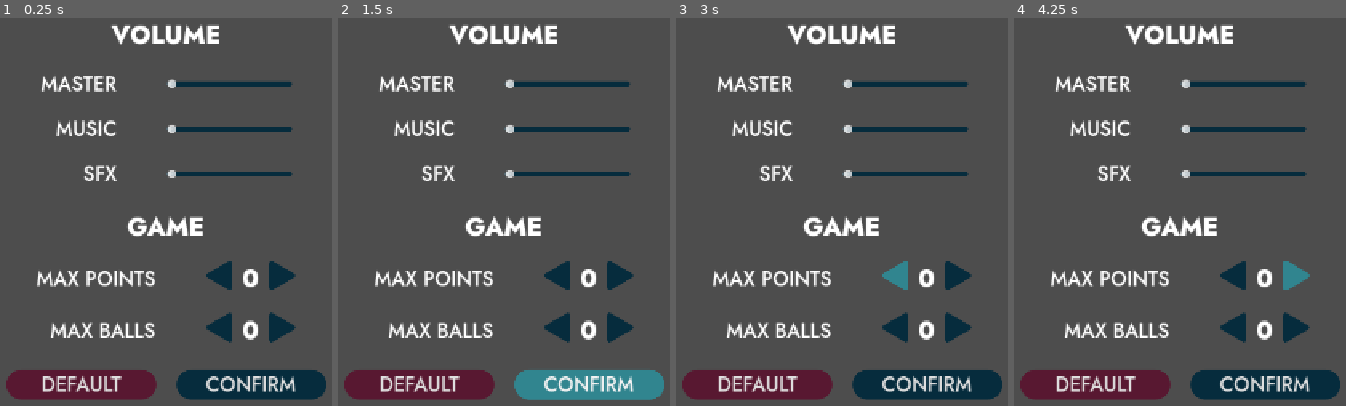
Above: before the commit, frames 1-4 (left to right).
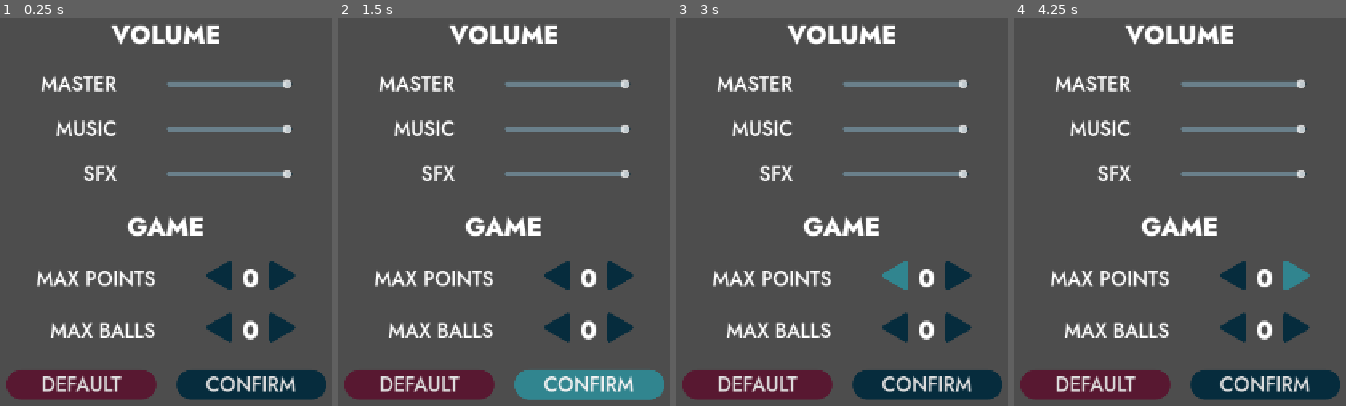
Above: after the commit, the same moments.

Repository: cf-Le3/pong-plus
Game: Godot game, scene res://menus/settings/settings.tscn
Same seed, same stepped clock (60 frames per second), same inputs: the game is played once before the commit and once after it. This scene is started directly instead of the project's main scene.
Inputs (mouse positions are in pixels of both pictures, inside the frame that each line leads up to):
- Up to frame 1 (0.25 s): no input
- Up to frame 2 (1.5 s): click "DEFAULT" at 0.5 s; click "CONFIRM" at 1.25 s
- Up to frame 3 (3 s): click "CONFIRM" at 2 s; click (895, 277) at 2.77 s
- Up to frame 4 (4.25 s): click (1296, 277) at 3.52 s

The runs differ from the first frame. In frame 1, 1.5% of the frame differs, in the area x 50-88%, y 15-42%; in frame 2, 1.5%; in frame 3, 1.5%; in frame 4, 1.5%.

Commit message:
Create new separate "VolumeSettings" scene

Diff:
--- /dev/null
+++ b/Pong Plus/menus/settings/volume_settings/VolumeSettings.tscn
@@ -0,0 +1,128 @@
+[gd_scene load_steps=8 format=3 uid="uid://dvopnty8hgf7d"]
+
+[ext_resource type="Script" uid="uid://dwd0661k0uqjh" path="res://menus/settings/volume_settings/volume_settings.gd" id="1_icfaq"]
+[ext_resource type="Theme" uid="uid://bebmaum0nxo2t" path="res://menus/assets_themes/settings_title_label.tres" id="1_j7flm"]
+[ext_resource type="Theme" uid="uid://cma8plh8jdkxh" path="res://menus/assets_themes/settings_control_label.tres" id="2_bo3du"]
+[ext_resource type="PackedScene" uid="uid://7vjl8gc06x5y" path="res://menus/settings/volume_slider/volume_slider.tscn" id="3_op1sk"]
+[ext_resource type="Theme" uid="uid://dvkknqaldhwsk" path="res://menus/assets_themes/button_cancel_general.tres" id="4_op1sk"]
+[ext_resource type="Theme" uid="uid://cln0vq5h8pqqn" path="res://menus/assets_themes/button_normal_general.tres" id="5_icfaq"]
+[ext_resource type="AudioStream" uid="uid://cb7500kskujnx" path="res://gameplay/wall_goal/Fruit collect 1.wav" id="7_bf36o"]
+
+[node name="VolumeSettings" type="CanvasLayer"]
+script = ExtResource("1_icfaq")
+
+[node name="MarginContainer" type="MarginContainer" parent="."]
+anchors_preset = 15
+anchor_right = 1.0
+anchor_bottom = 1.0
+grow_horizontal = 2
+grow_vertical = 2
+theme_override_constants/margin_left = 280
+theme_override_constants/margin_top = 120
+theme_override_constants/margin_right = 280
+theme_override_constants/margin_bottom = 120
+
+[node name="VBoxContainer" type="VBoxContainer" parent="MarginContainer"]
+layout_mode = 2
+theme_override_constants/separation = 48
+
+[node name="VBoxVolumeSettings" type="VBoxContainer" parent="MarginContainer/VBoxContainer"]
+layout_mode = 2
+size_flags_horizontal = 4
+size_flags_vertical = 4
+theme_override_constants/separation = 24
+
+[node name="Label" type="Label" parent="MarginContainer/VBoxContainer/VBoxVolumeSettings"]
+layout_mode = 2
+size_flags_horizontal = 4
+theme = ExtResource("1_j7flm")
+text = "VOLUME"
+horizontal_alignment = 1
+
+[node name="MasterControl" type="HBoxContainer" parent="MarginContainer/VBoxContainer/VBoxVolumeSettings"]
+layout_mode = 2
+theme_override_constants/separation = 80
+
+[node name="Label" type="Label" parent="MarginContainer/VBoxContainer/VBoxVolumeSettings/MasterControl"]
+layout_mode = 2
+size_flags_horizontal = 3
+theme = ExtResource("2_bo3du")
+text = "MASTER"
+horizontal_alignment = 2
+vertical_alignment = 1
+
+[node name="CenterContainer" type="CenterContainer" parent="MarginContainer/VBoxContainer/VBoxVolumeSettings/MasterControl"]
+layout_mode = 2
+
+[node name="MasterVolumeSlider" parent="MarginContainer/VBoxContainer/VBoxVolumeSettings/MasterControl/CenterContainer" instance=ExtResource("3_op1sk")]
+unique_name_in_owner = true
+layout_mode = 2
+_bus_name = "Master"
+
+[node name="MusicControl" type="HBoxContainer" parent="MarginContainer/VBoxContainer/VBoxVolumeSettings"]
+layout_mode = 2
+theme_override_constants/separation = 80
+
+[node name="Label" type="Label" parent="MarginContainer/VBoxContainer/VBoxVolumeSettings/MusicControl"]
+layout_mode = 2
+size_flags_horizontal = 3
+theme = ExtResource("2_bo3du")
+text = "MUSIC"
+horizontal_alignment = 2
+vertical_alignment = 1
+
+[node name="CenterContainer" type="CenterContainer" parent="MarginContainer/VBoxContainer/VBoxVolumeSettings/MusicControl"]
+layout_mode = 2
+
+[node name="MusicVolumeSlider" parent="MarginContainer/VBoxContainer/VBoxVolumeSettings/MusicControl/CenterContainer" instance=ExtResource("3_op1sk")]
+unique_name_in_owner = true
+layout_mode = 2
+value = 0.5
+_bus_name = "Music"
+
+[node name="SFXControl" type="HBoxContainer" parent="MarginContainer/VBoxContainer/VBoxVolumeSettings"]
+layout_mode = 2
+theme_override_constants/separation = 80
+
+[node name="Label" type="Label" parent="MarginContainer/VBoxContainer/VBoxVolumeSettings/SFXControl"]
+layout_mode = 2
+size_flags_horizontal = 3
+theme = ExtResource("2_bo3du")
+text = "SFX"
+horizontal_alignment = 2
+vertical_alignment = 1
+
+[node name="CenterContainer" type="CenterContainer" parent="MarginContainer/VBoxContainer/VBoxVolumeSettings/SFXControl"]
+layout_mode = 2
+
+[node name="SFXVolumeSlider" parent="MarginContainer/VBoxContainer/VBoxVolumeSettings/SFXControl/CenterContainer" instance=ExtResource("3_op1sk")]
+unique_name_in_owner = true
+layout_mode = 2
+_bus_name = "SFX"
+
+[node name="HBoxContainer" type="HBoxContainer" parent="MarginContainer/VBoxContainer"]
+layout_mode = 2
+size_flags_horizontal = 4
+theme_override_constants/separation = 32
+
+[node name="DefaultButton" type="Button" parent="MarginContainer/VBoxContainer/HBoxContainer"]
+unique_name_in_owner = true
+custom_minimum_size = Vector2(240, 0)
+layout_mode = 2
+theme = ExtResource("4_op1sk")
+text = "DEFAULT"
+
+[node name="ConfirmButton" type="Button" parent="MarginContainer/VBoxContainer/HBoxContainer"]
+unique_name_in_owner = true
+custom_minimum_size = Vector2(240, 0)
+layout_mode = 2
+theme = ExtResource("5_icfaq")
+text = "CONFIRM
+"
+
+[node name="SFXTestSound" type="AudioStreamPlayer2D" parent="."]
+stream = ExtResource("7_bf36o")
+
+[connection signal="drag_ended" from="MarginContainer/VBoxContainer/VBoxVolumeSettings/SFXControl/CenterContainer/SFXVolumeSlider" to="." method="_on_sfx_volume_slider_drag_ended"]
+[connection signal="pressed" from="MarginContainer/VBoxContainer/HBoxContainer/DefaultButton" to="." method="_on_default_button_pressed"]
+[connection signal="pressed" from="MarginContainer/VBoxContainer/HBoxContainer/ConfirmButton" to="." method="_on_confirm_button_pressed"]
--- a/Pong Plus/menus/settings/volume_slider/volume_slider.tscn
+++ b/Pong Plus/menus/settings/volume_slider/volume_slider.tscn
@@ -7,8 +7,8 @@
 custom_minimum_size = Vector2(200, 0)
 theme = ExtResource("1_l68vm")
 max_value = 1.0
-step = 0.001
-ticks_on_borders = true
+step = 0.1
+value = 1.0
 script = ExtResource("1_yef34")
 
 [connection signal="value_changed" from="." to="." method="_on_value_changed"]
Not shown, added: Pong Plus/menus/settings/volume_settings/volume_settings.gd.uid
